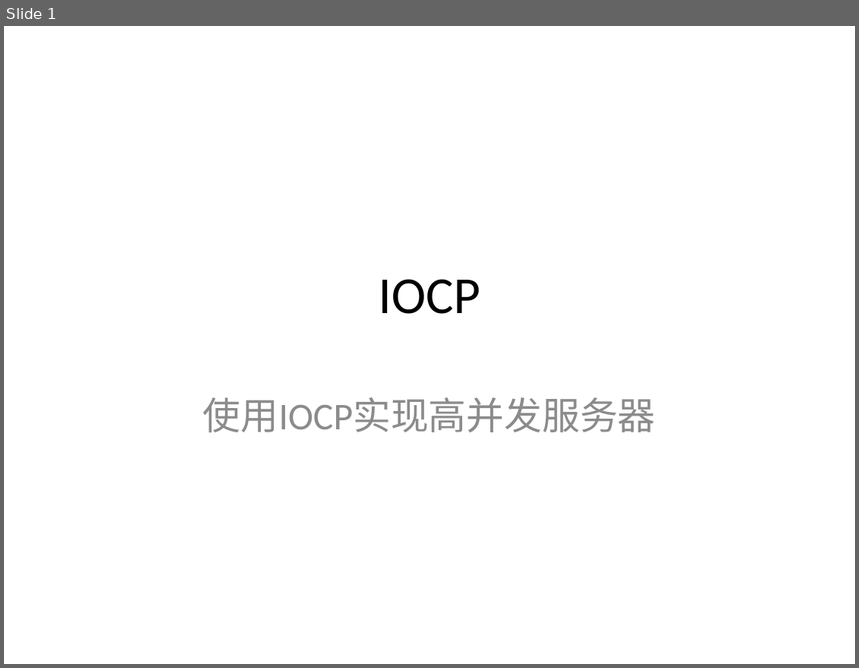
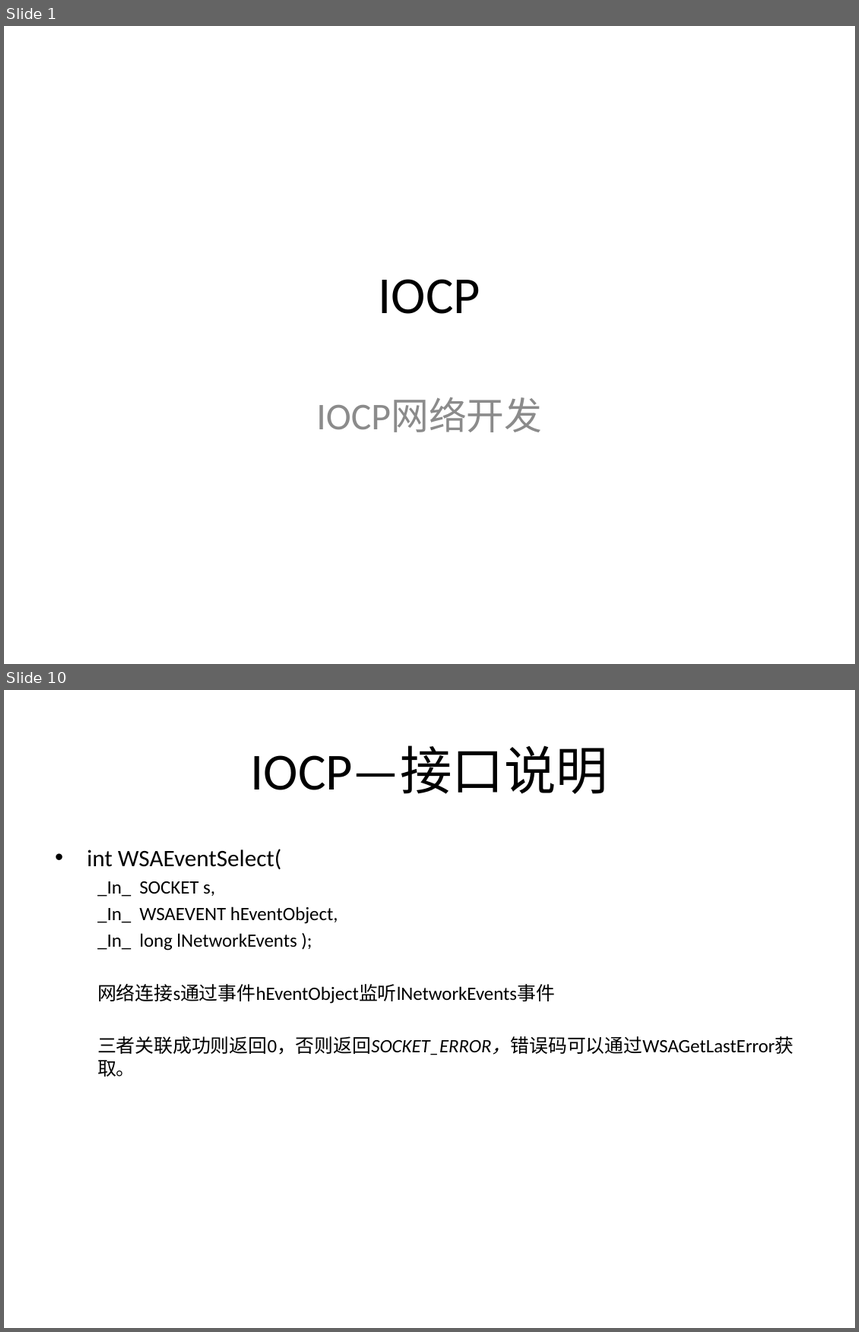
Before and after one commit to dxjeric/CompletionPort, a slide deck: Doc/IOCP.pptx. Shown one above the other, each under a label of ours: slide 1 before the commit, slides 1 and 10 after it; the slides between them are not shown. The pictures are 859x668 and 859x1332 pixels, drawn with LibreOffice and Linux fonts; fonts in the diff are those of the drawing; background and template pictures are left out. Boxes give left, top, right and bottom in pixels: in the first picture for what was removed or moved away, otherwise in the second. Text is boxed around its words. In the diff, an @@ line names an element or a change of style, - is before the commit and + after.

```diff
--- a/Doc/IOCP.pptx
+++ b/Doc/IOCP.pptx
@@ slide 10 added at [4,690,855,1328], background picture (left out) @@
@@ title added at [251,746,608,794], 44 pt, text #000000 @@
+IOCP—接口说明
@@ text added at [87,849,794,1077], 16 pt, text #000000 @@
+• int WSAEventSelect(
+  _In_ SOCKET s,
+  _In_ WSAEVENT hEventObject,
+  _In_ long lNetworkEvents );
+  网络连接s通过事件hEventObject监听lNetworkEvents事件
+  三者关联成功则返回0，否则返回SOCKET_ERROR，错误码可以通过WSAGetLastError获取。
@@ slide 1 changed as well @@
@@ subtitle at [316,398,542,433]: text changed @@
-使用IOCP实现高并发服务器
+IOCP网络开发
```
Also in this commit, not shown: 13 other slides added.
